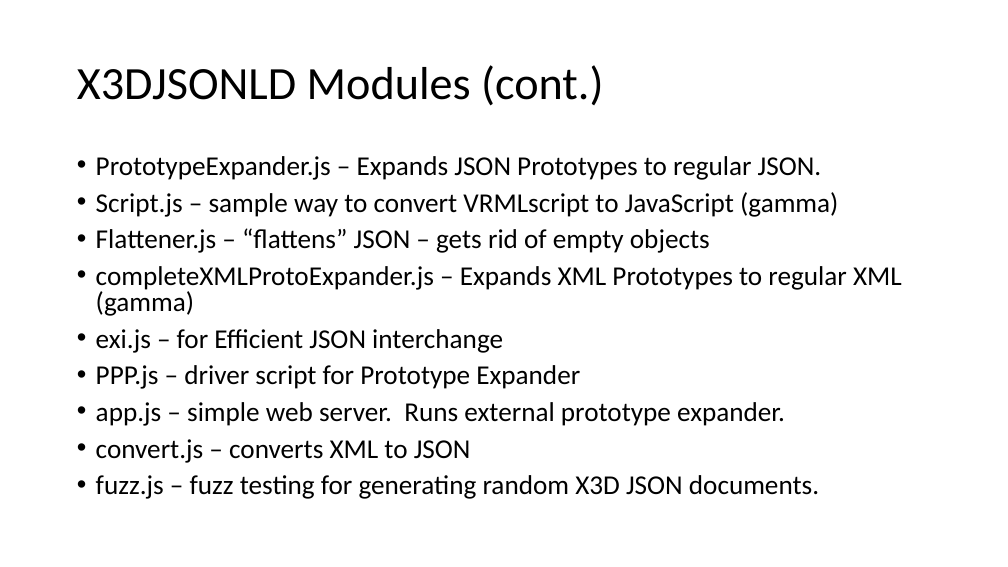
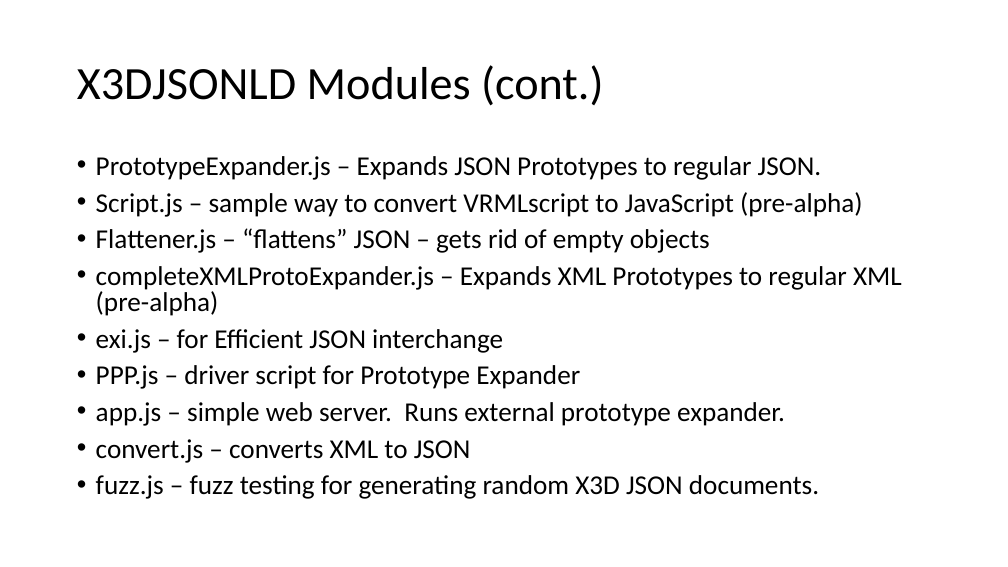
Before and after one commit to coderextreme/X3DJSONLD, a slide deck: slide 4 of doc/X3DJSONLoaderTutorial.pptx. Drawn at 1008x567 pixels with LibreOffice and Linux fonts; fonts in the diff are those of the drawing. Boxes give left, top, right and bottom in pixels: in the first picture for what was removed or moved away, otherwise in the second. Text is boxed around its words. In the diff, an @@ line names an element or a change of style, - is before the commit and + after.

```diff
--- a/doc/X3DJSONLoaderTutorial.pptx
+++ b/doc/X3DJSONLoaderTutorial.pptx
@@ text at (96,192,863,217): text changed @@
-• Script.js – sample way to convert VRMLscript to JavaScript (gamma)
+• Script.js – sample way to convert VRMLscript to JavaScript (pre-alpha)
@@ text at (96,266,902,316): text changed @@
-• completeXMLProtoExpander.js – Expands XML Prototypes to regular XML (gamma)
+• completeXMLProtoExpander.js – Expands XML Prototypes to regular XML (pre-alpha)
```
Also in this commit, not shown: 5 other slides changed, 10 slides added, 15 other files.
